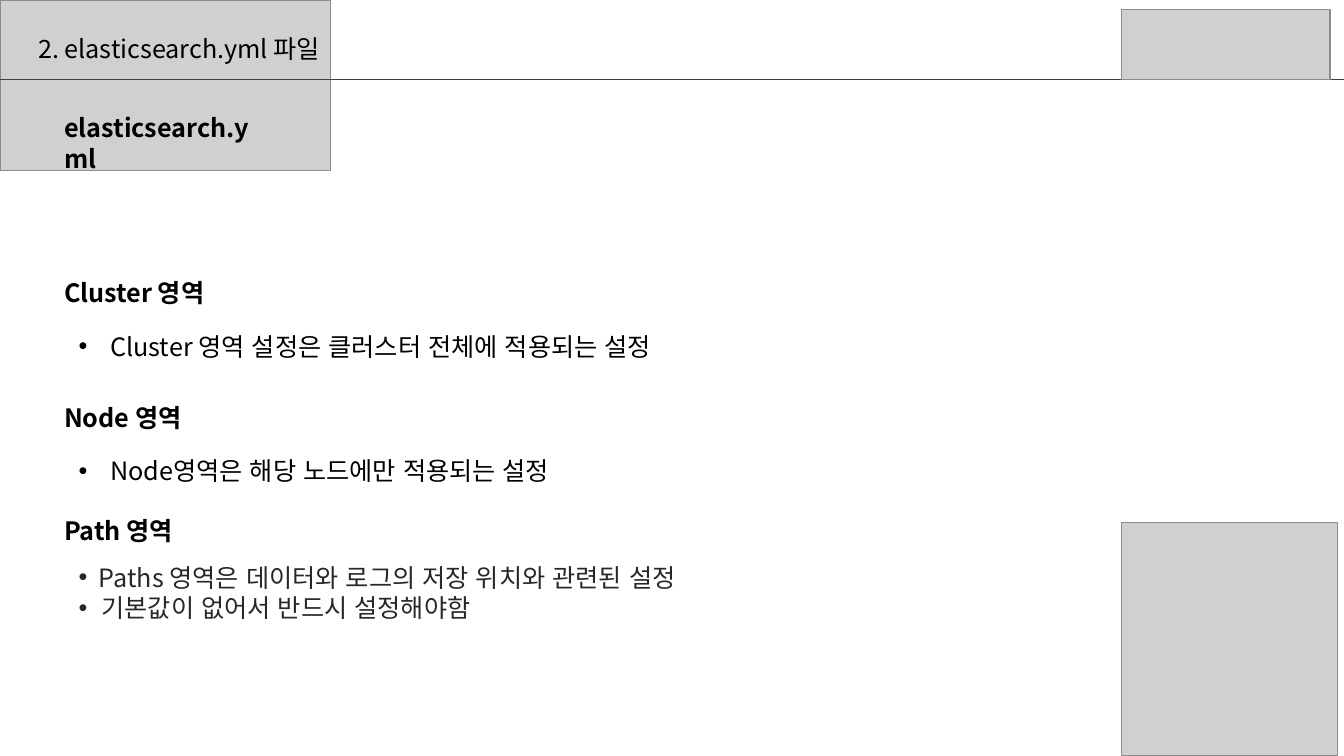
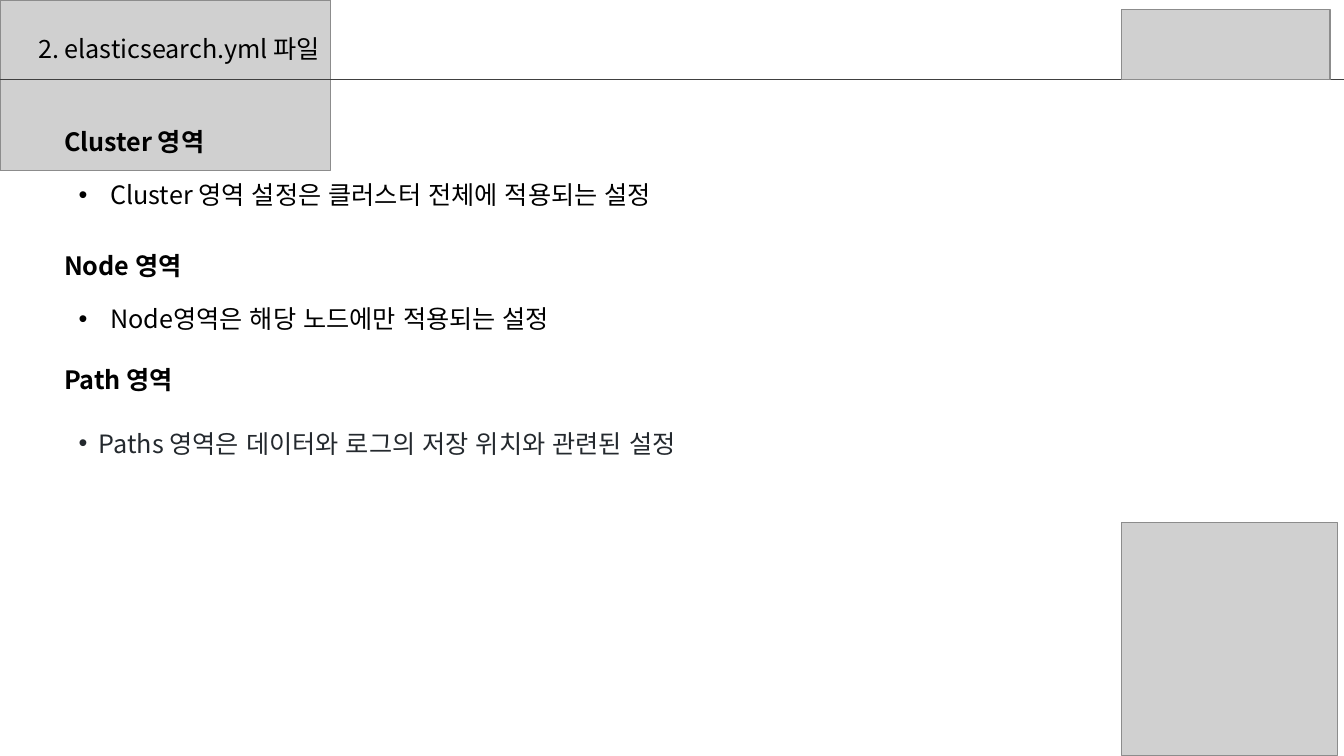
Before and after one commit to sup2is/dev-note, a slide deck: slide 4 of study/elasticsearch/Elasticsearch스터디2주차자료.pptx. Drawn at 1344x756 pixels with LibreOffice and Linux fonts; fonts in the diff are those of the drawing; grey boxes stand for pictures. Boxes give left, top, right and bottom in pixels: in the first picture for what was removed or moved away, otherwise in the second. Text is boxed around its words. In the diff, an @@ line names an element or a change of style, - is before the commit and + after.

```diff
--- a/study/elasticsearch/Elasticsearch스터디2주차자료.pptx
+++ b/study/elasticsearch/Elasticsearch스터디2주차자료.pptx
@@ text removed at (64, 116, 249, 143) @@
-elasticsearch.yml
@@ text "Cluster 영역 설정은 클러스터 전체에 ...": place and size @@
-text "Cluster 영역 설정은 클러스터 전체에 ..." at (110, 335, 651, 358)
+text "Cluster 영역 설정은 클러스터 전체에 ..." at (110, 183, 651, 206)
@@ text "Node영역은 해당 노드에만 적용되는 설정": place and size @@
-text "Node영역은 해당 노드에만 적용되는 설정" at (110, 459, 549, 482)
+text "Node영역은 해당 노드에만 적용되는 설정" at (110, 307, 549, 330)
@@ 3 texts: place and size @@
-3 texts at (64, 281, 204, 543)
+3 texts at (64, 130, 204, 392)
@@ text "Paths 영역은 데이터와 로그의 저장 ...": place and size @@
-text "Paths 영역은 데이터와 로그의 저장 ..." at (99, 566, 675, 619)
+text "Paths 영역은 데이터와 로그의 저장 ..." at (99, 432, 675, 455)
@@ text at (102, 596, 471, 619): paragraph removed @@
-• 기본값이 없어서 반드시 설정해야함
```
Also in this commit, not shown: 3 other slides changed, 2 slides removed.
